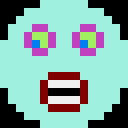
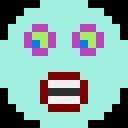
Layered file, before and after one edit (128×128). Changes by layer:
painted on "Background" over [48, 88, 80, 96]
